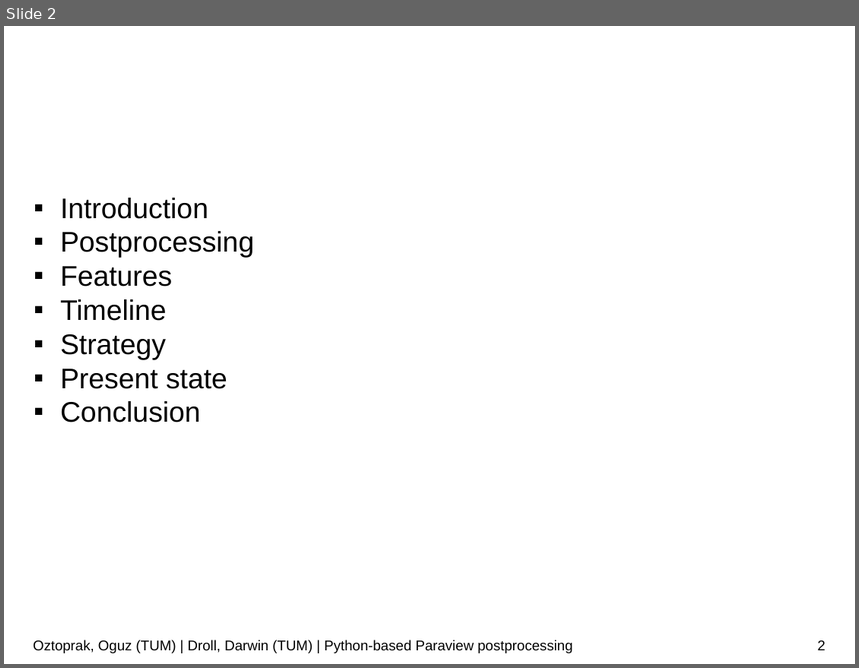
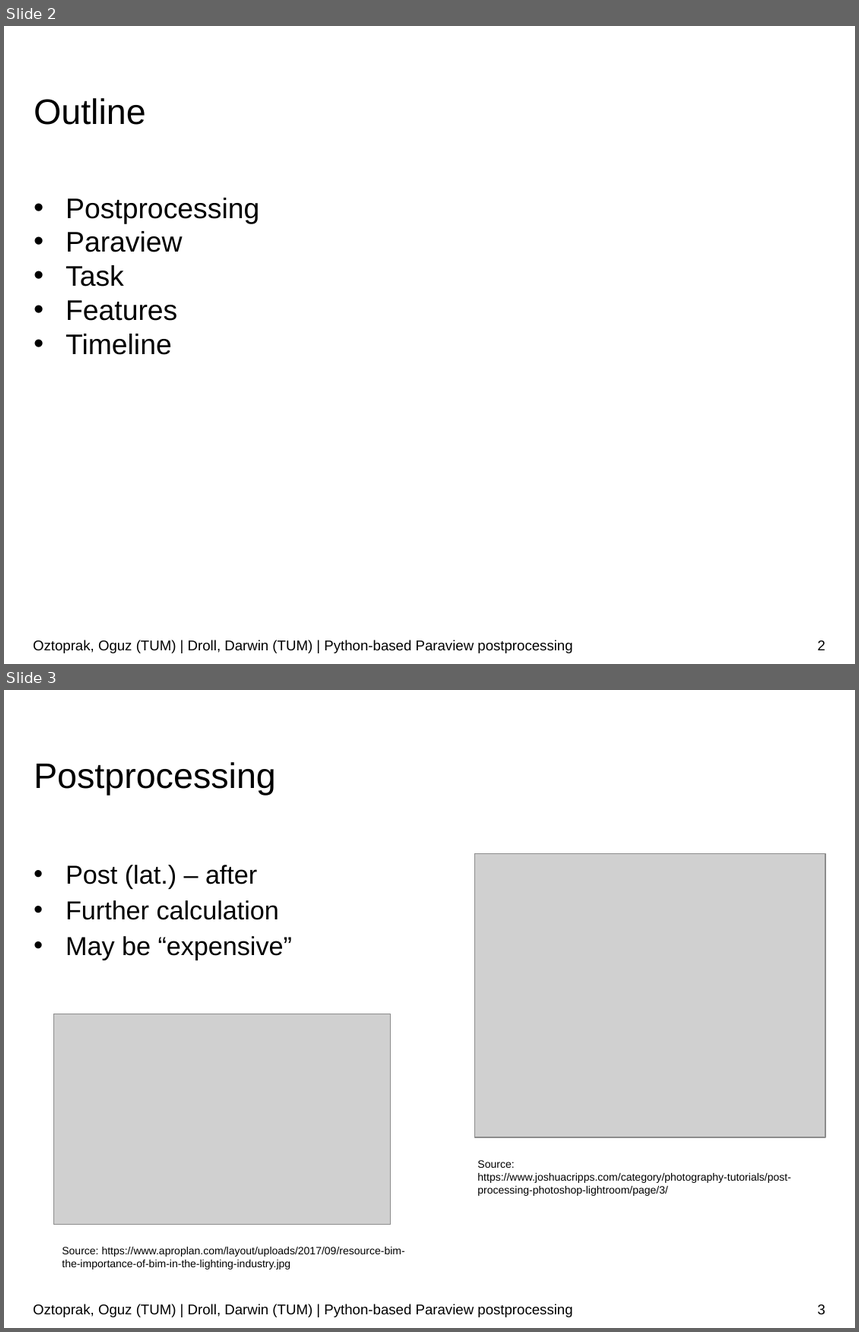
Before and after one commit to JusticeBoi/Paraview-PostProcessing-SoftwareLab, a slide deck: Paraview-postprocessor.pptx. Shown one above the other, each under a label of ours: slide 2 before the commit, slides 2 and 3 after it. The pictures are 859x668 and 859x1332 pixels, drawn with LibreOffice and Linux fonts; fonts in the diff are those of the drawing; grey boxes stand for pictures; background and template pictures are left out. Boxes give left, top, right and bottom in pixels: in the first picture for what was removed or moved away, otherwise in the second. Text is boxed around its words. In the diff, an @@ line names an element or a change of style, - is before the commit and + after.

```diff
--- a/Paraview-postprocessor.pptx
+++ b/Paraview-postprocessor.pptx
@@ slide 3 added at (4, 690, 855, 1328), background #FFFFFF @@
@@ text added at (34, 762, 276, 796), 30 pt, text #000000 @@
+Postprocessing
@@ text added at (66, 865, 293, 960), 22 pt, text #000000 @@
+• Post (lat.) – after
+• Further calculation
+• May be “expensive”
@@ picture added at (474, 854, 826, 1138) @@
@@ picture added at (53, 1015, 390, 1224) @@
@@ text added at (477, 1160, 791, 1196), 9 pt, text #000000 @@
+Source: https://www.joshuacripps.com/category/photography-tutorials/post-processing-photoshop-lightroom/page/3/
@@ text added at (62, 1247, 405, 1270), 9 pt, text #000000 @@
+Source: https://www.aproplan.com/layout/uploads/2017/09/resource-bim-the-importance-of-bim-in-the-lighting-industry.jpg
@@ text added at (33, 1304, 572, 1318), 12 pt, text #000000 @@
+Oztoprak, Oguz (TUM) | Droll, Darwin (TUM) | Python-based Paraview postprocessing
@@ page number added at (818, 1305, 826, 1315), 12 pt, text #000000 @@
+3
@@ slide 2 changed as well @@
@@ text "Outline" at (34, 98, 146, 125): line spacing 4pt to 11.3pt @@
@@ text at (60, 198, 208, 219): paragraph removed @@
-▪ Introduction
@@ text at (66, 198, 259, 355): bullet ▪ to • @@
@@ text at (66, 231, 183, 287): paragraphs added @@
+• Paraview
+• Task
@@ text at (60, 335, 227, 423): paragraphs removed @@
-▪ Strategy
-▪ Present state
-▪ Conclusion
```
Also in this commit, not shown: 8 other slides changed, 6 other slides added.
